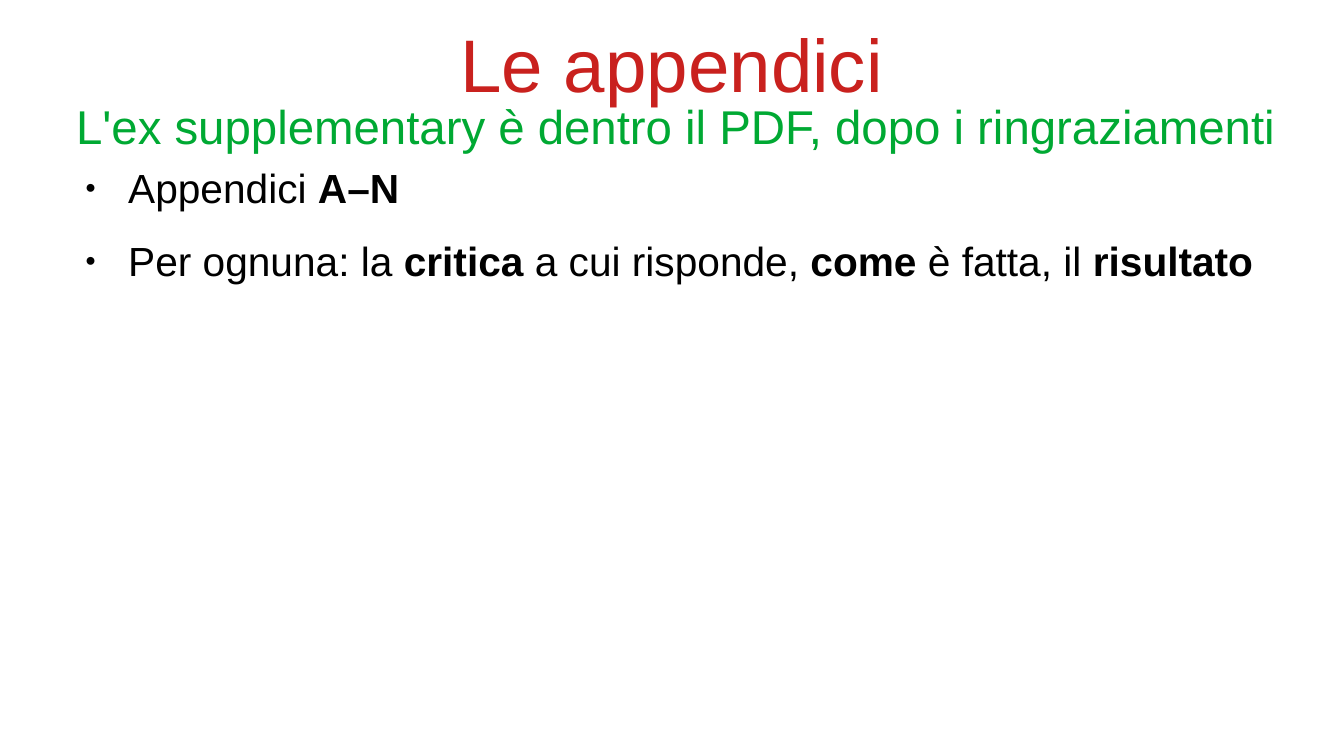
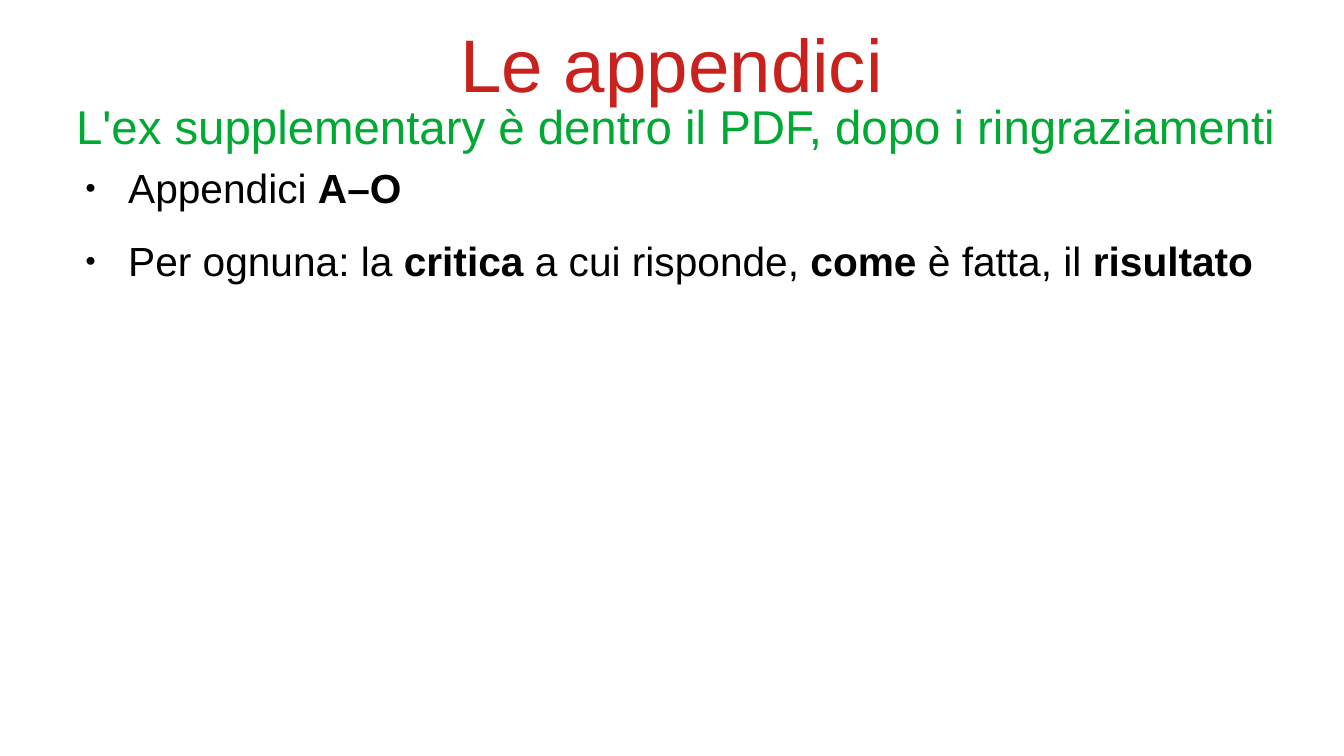
Before and after one commit to bianchi-john/PublisherClassification, a slide deck: slide 20 of Presentazioni/Paper rivista/PaperRivista.odp (slide 26 before the commit). Drawn at 1344x756 pixels with LibreOffice and Linux fonts; fonts in the diff are those of the drawing. Boxes give left, top, right and bottom in pixels: in the first picture for what was removed or moved away, otherwise in the second. Text is boxed around its words. In the diff, an @@ line names an element or a change of style, - is before the commit and + after.

```diff
--- a/Presentazioni/Paper rivista/PaperRivista.odp
+++ b/Presentazioni/Paper rivista/PaperRivista.odp
@@ text at bbox=[128, 173, 402, 211]: text changed @@
-● Appendici A–N
+● Appendici A–O
```
Also in this commit, not shown: 13 other slides changed, 4 slides added, 6 slides removed, 29 other files.
